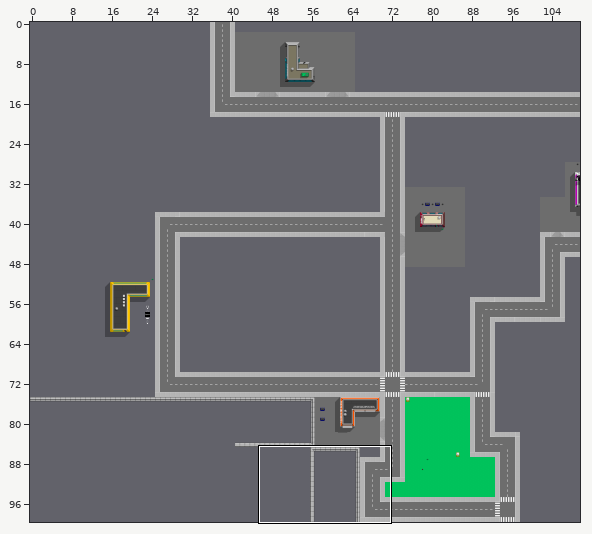
Two versions of a level (Tiled map, src/main/resources/img/tiled/world_lite.tmx). Above: a wide view before the commit, with the close-up outlined.
Close-up. The starting point:
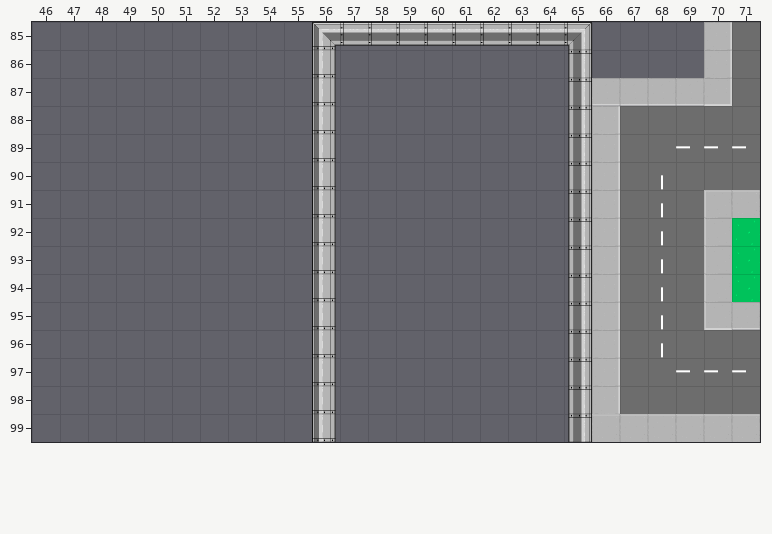
Cells are 80x80 px. Shown: x 46..71, y 85..99. The commit also changed other parts of the map, which this record leaves out.
Once edited:
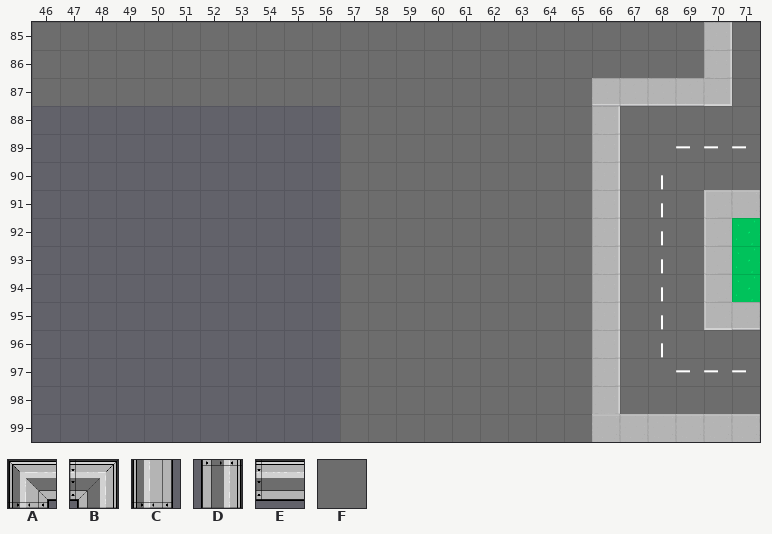
Key: from "street_sidewalk_2": A 3, B 4, C 8, D 9, E 11; from "street_sidewalk_anew": F 1.
_ is an empty cell.
Diff:
{"where": "layer \"Background\""}
{"y":85,"x":56,"old":"__________","new":"FFFFFFFFFF"}
{"y":86,"x":56,"old":"_","new":"F"}
{"y":86,"x":65,"old":"_","new":"F"}
{"y":87,"x":56,"old":"_","new":"F"}
{"y":87,"x":65,"old":"_","new":"F"}
{"y":88,"x":65,"old":"_","new":"F"}
{"y":89,"x":65,"old":"_","new":"F"}
{"y":90,"x":65,"old":"_","new":"F"}
{"y":91,"x":65,"old":"_","new":"F"}
{"y":92,"x":65,"old":"_","new":"F"}
{"y":93,"x":65,"old":"_","new":"F"}
{"y":94,"x":65,"old":"_","new":"F"}
{"y":95,"x":65,"old":"_","new":"F"}
{"y":96,"x":65,"old":"_","new":"F"}
{"y":97,"x":65,"old":"_","new":"F"}
{"y":98,"x":65,"old":"_","new":"F"}
{"y":99,"x":65,"old":"_","new":"F"}
{"where": "layer \"Buildings\""}
{"y":85,"x":56,"old":"AEEEEEEEEB","new":"__________"}
{"y":86,"x":56,"old":"C","new":"_"}
{"y":86,"x":65,"old":"D","new":"_"}
{"y":87,"x":56,"old":"C","new":"_"}
{"y":87,"x":65,"old":"D","new":"_"}
{"y":88,"x":56,"old":"C","new":"_"}
{"y":88,"x":65,"old":"D","new":"_"}
{"y":89,"x":56,"old":"C","new":"_"}
{"y":89,"x":65,"old":"D","new":"_"}
{"y":90,"x":56,"old":"C","new":"_"}
{"y":90,"x":65,"old":"D","new":"_"}
{"y":91,"x":56,"old":"C","new":"_"}
{"y":91,"x":65,"old":"D","new":"_"}
{"y":92,"x":56,"old":"C","new":"_"}
{"y":92,"x":65,"old":"D","new":"_"}
{"y":93,"x":56,"old":"C","new":"_"}
{"y":93,"x":65,"old":"D","new":"_"}
{"y":94,"x":56,"old":"C","new":"_"}
{"y":94,"x":65,"old":"D","new":"_"}
{"y":95,"x":56,"old":"C","new":"_"}
{"y":95,"x":65,"old":"D","new":"_"}
{"y":96,"x":56,"old":"C","new":"_"}
{"y":96,"x":65,"old":"D","new":"_"}
{"y":97,"x":56,"old":"C","new":"_"}
{"y":97,"x":65,"old":"D","new":"_"}
{"y":98,"x":56,"old":"C","new":"_"}
{"y":98,"x":65,"old":"D","new":"_"}
{"y":99,"x":56,"old":"C","new":"_"}
{"y":99,"x":65,"old":"D","new":"_"}
{"label":"changed","picture_box":[312,22,592,442]}
